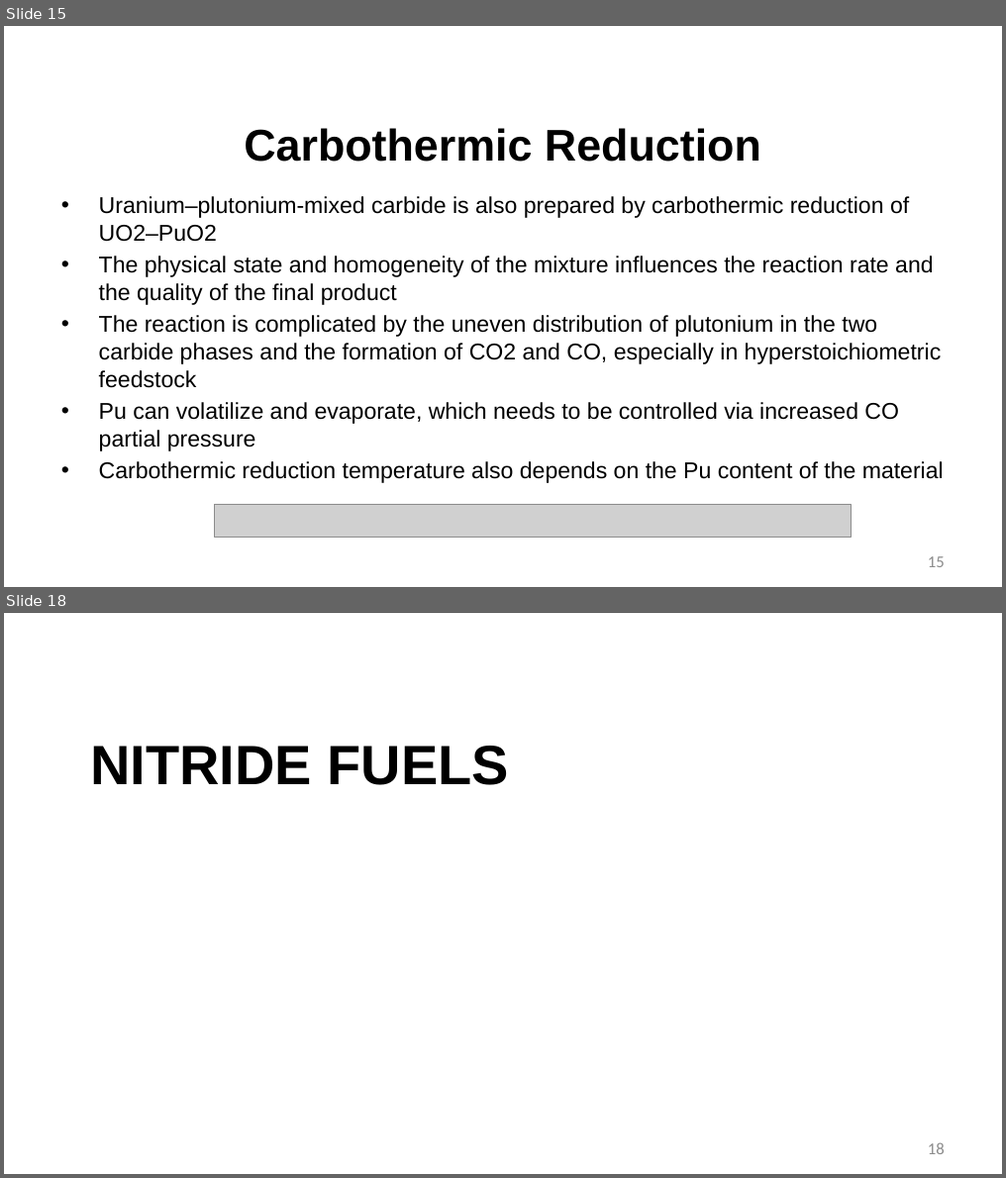
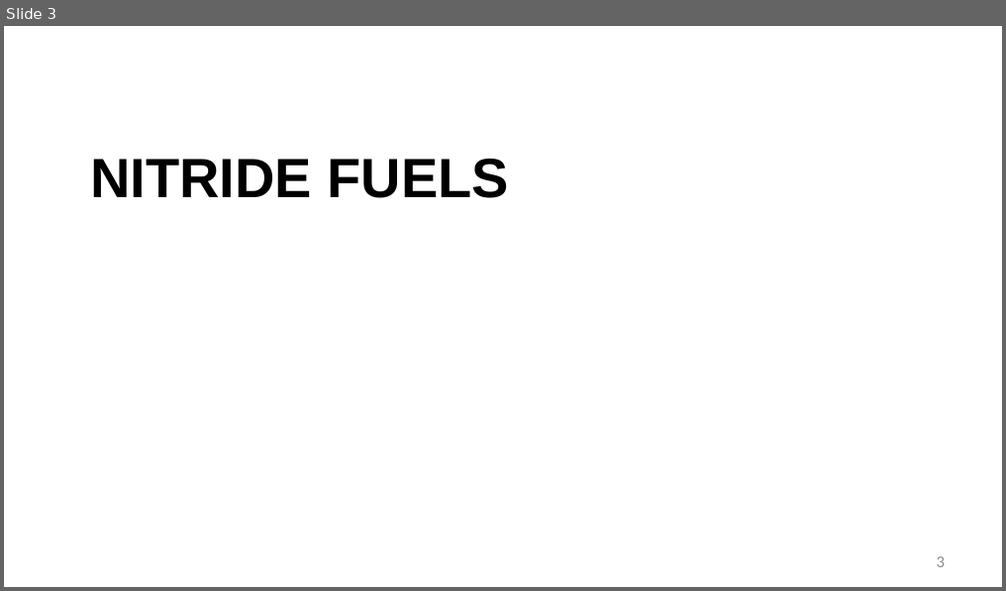
Before and after one commit to benbeeler/TEACHING, a slide deck: Advanced Reactor Materials/Fall2025/Lec16_carbide_nitride.pptx. Shown one above the other, each under a label of ours: slides 15 and 18 before the commit, slide 3 after it; the slides between them are not shown. The pictures are 1006x1178 and 1006x591 pixels, drawn with LibreOffice and Linux fonts; fonts in the diff are those of the drawing; grey boxes stand for pictures; background and template pictures are left out. Boxes give left, top, right and bottom in pixels: in the first picture for what was removed or moved away, otherwise in the second. Text is boxed around its words. In the diff, an @@ line names an element or a change of style, - is before the commit and + after.

```diff
--- a/Advanced Reactor Materials/Fall2025/Lec16_carbide_nitride.pptx
+++ b/Advanced Reactor Materials/Fall2025/Lec16_carbide_nitride.pptx
@@ slide 15 removed at (4, 26, 1002, 587), background #FFFFFF @@
@@ title removed at (244, 128, 761, 162) @@
-Carbothermic Reduction
@@ text removed at (99, 196, 944, 483) @@
-• Uranium–plutonium-mixed carbide is also prepared by carbothermic reduction of UO2–PuO2
-• The physical state and homogeneity of the mixture influences the reaction rate and the quality of the final product
-• The reaction is complicated by the uneven distribution of plutonium in the two carbide phases and the formation of CO2 and CO, especially in hyperstoichiometric feedstock
-• Pu can volatilize and evaporate, which needs to be controlled via increased CO partial pressure
-• Carbothermic reduction temperature also depends on the Pu content of the material
@@ picture removed at (214, 504, 850, 537) @@
@@ page number removed at (928, 557, 944, 568) @@
-15
@@ what was slide 18 is now slide 3 @@
@@ page number at (937, 557, 944, 568): text changed @@
-18
+3
```
Also in this commit, not shown: 17 slides changed, 14 other slides removed, 5 other files.
